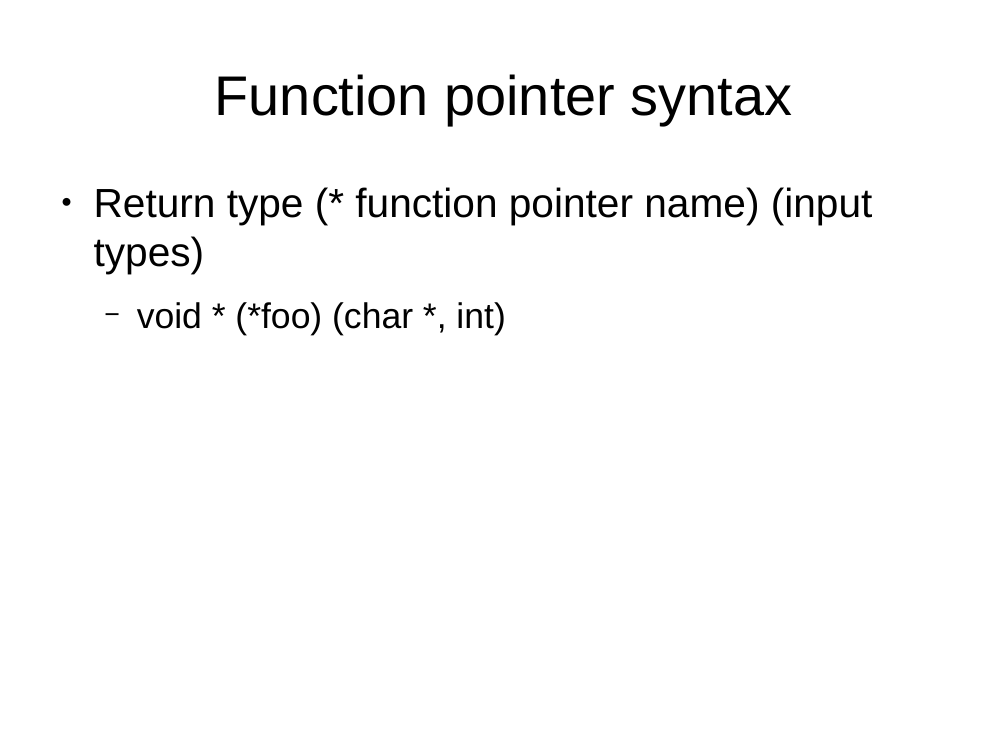
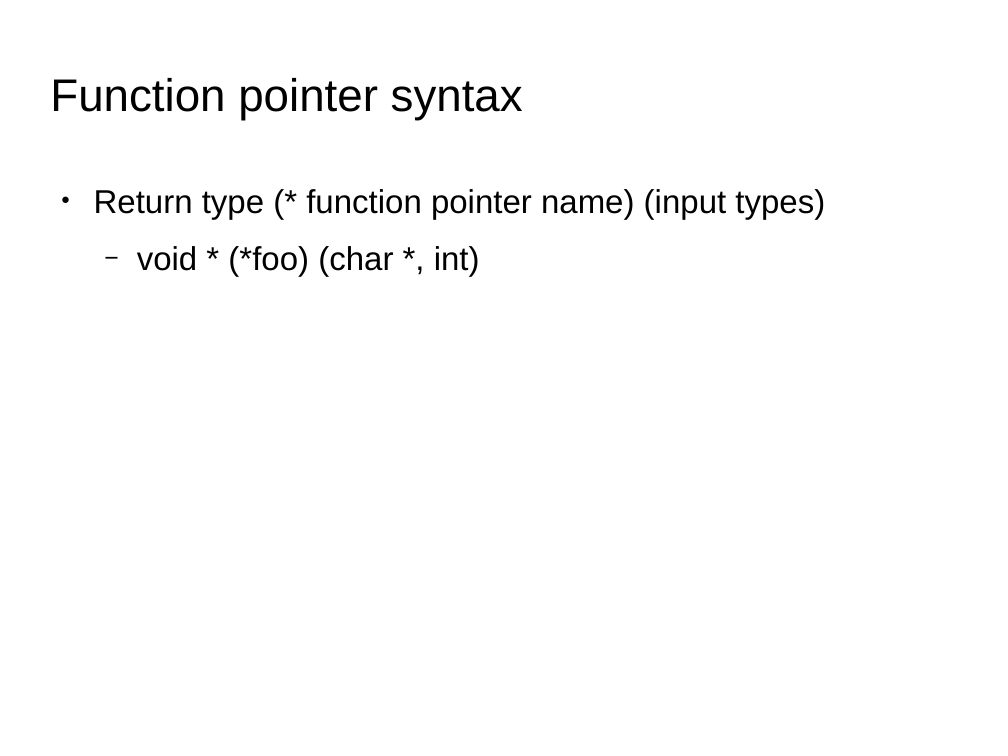
Before and after one commit to codengrow/scj, a slide deck: slide 4 of season1/episode1/c++11-lambda.odp. Drawn at 1008x756 pixels with LibreOffice and Linux fonts; fonts in the diff are those of the drawing; background and template pictures are left out. Boxes give left, top, right and bottom in pixels: in the first picture for what was removed or moved away, otherwise in the second. Text is boxed around its words. In the diff, an @@ line names an element or a change of style, - is before the commit and + after.

```diff
--- a/season1/episode1/c++11-lambda.odp
+++ b/season1/episode1/c++11-lambda.odp
@@ title "Function pointer syntax": place and size @@
-title "Function pointer syntax" at box(215, 74, 792, 125)
+title "Function pointer syntax" at box(50, 78, 523, 121)
@@ title "Function pointer syntax" at box(50, 78, 523, 121): size 44 to 36 pt; alignment centre to left @@
@@ text "Return type (* function pointer ..." at box(94, 189, 825, 277): size 32 to 26 pt in "Return type (* function pointer name) (input ..."; size 28 to 26 pt in "void * (*foo) (char *, int)" @@
```
Also in this commit, not shown: 25 other slides changed, 3 other files.
